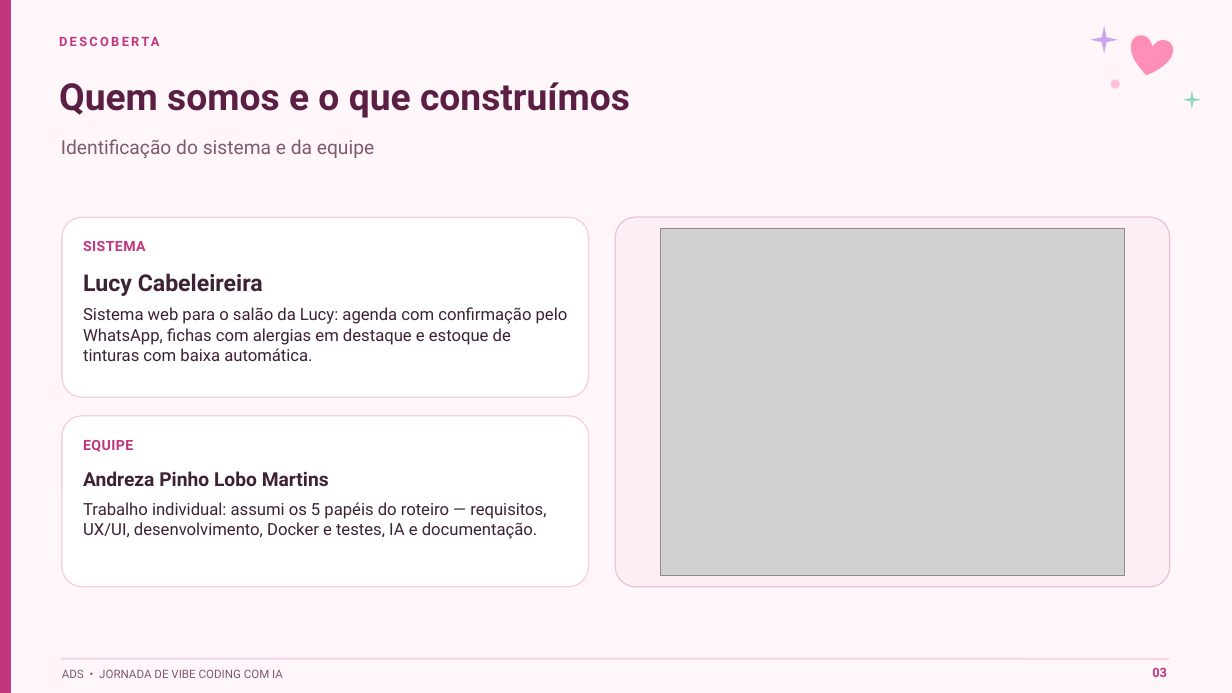
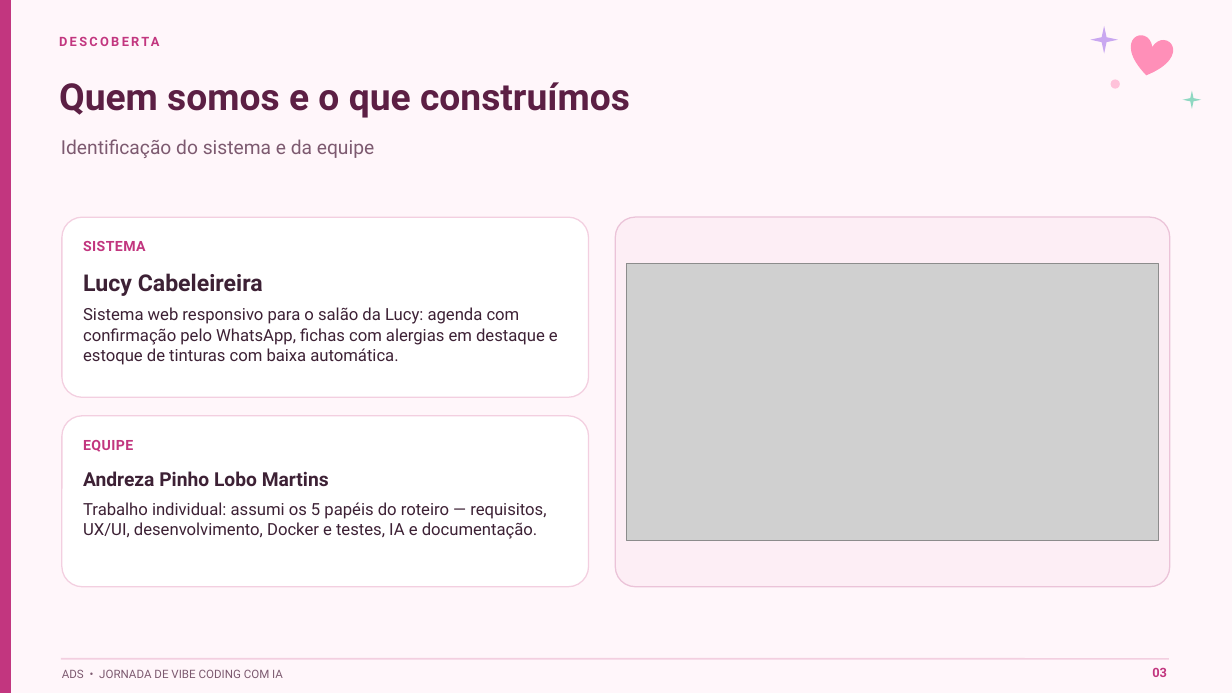
Before and after one commit to plmandreza/salao-lucy, a slide deck: slide 3 of 10 - Apresentacao/Apresentacao_Lucy_Cabeleireira.pptx. Drawn at 1232x693 pixels with LibreOffice and Linux fonts; fonts in the diff are those of the drawing; grey boxes stand for pictures. Boxes give left, top, right and bottom in pixels: in the first picture for what was removed or moved away, otherwise in the second. Text is boxed around its words. In the diff, an @@ line names an element or a change of style, - is before the commit and + after.

Commit message:
Prints só com a tela do sistema

```diff
--- a/10 - Apresentacao/Apresentacao_Lucy_Cabeleireira.pptx
+++ b/10 - Apresentacao/Apresentacao_Lucy_Cabeleireira.pptx
@@ picture: place and size @@
-picture at bbox=[661, 228, 1125, 576]
+picture at bbox=[627, 263, 1159, 541]
@@ text at bbox=[83, 307, 558, 365]: text changed @@
-Sistema web para o salão da Lucy: agenda com confirmação pelo WhatsApp, fichas com alergias em destaque e estoque de tinturas com baixa automática.
+Sistema web responsivo para o salão da Lucy: agenda com confirmação pelo WhatsApp, fichas com alergias em destaque e estoque de tinturas com baixa automática.
```
Also in this commit, not shown: 5 other slides changed, 5 other files.
